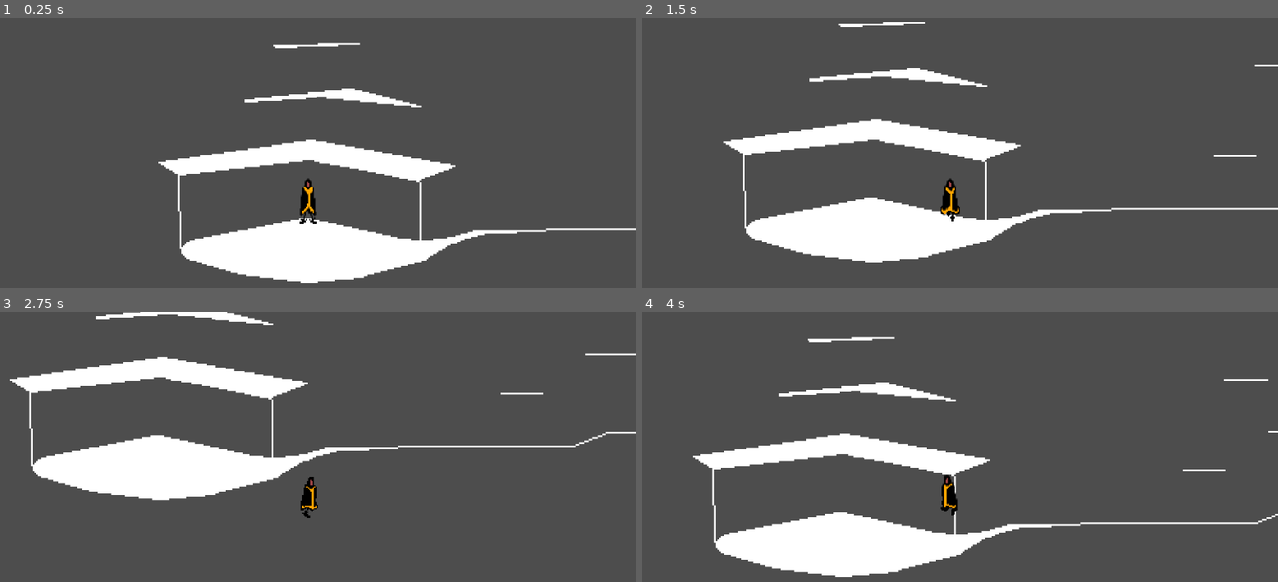
Above: before the commit, frames 1-4 (two rows, left to right).
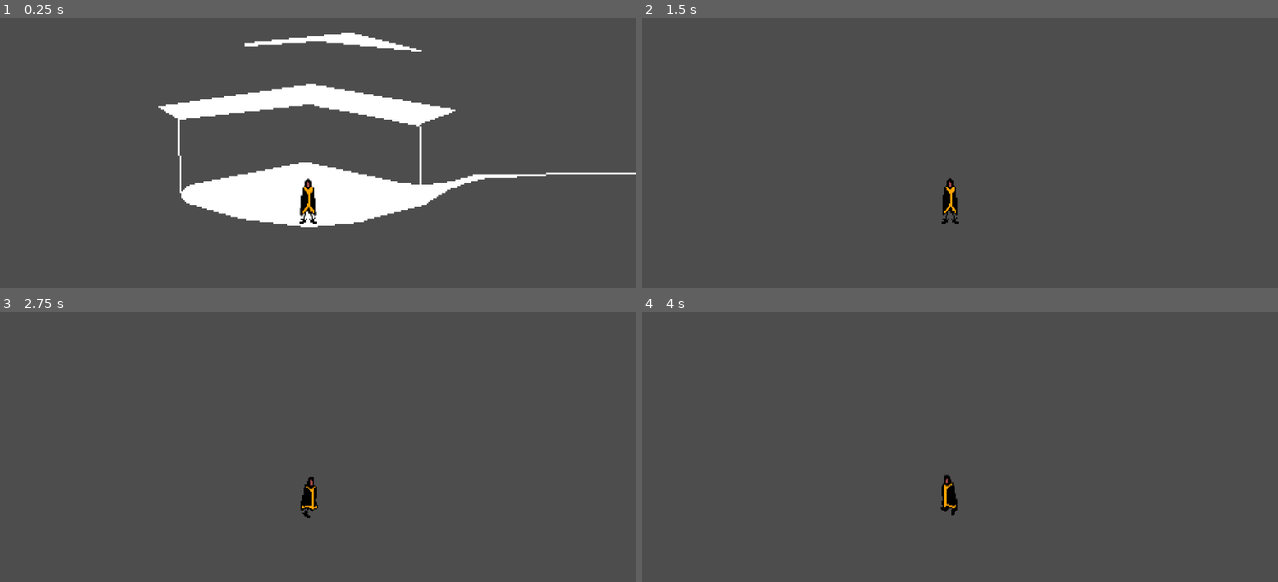
Above: after the commit, the same moments.

Repository: Lukko-Digital/upwell
Game: Godot game, scene res://src/main.tscn
Two runs of this game, one before a commit and one after it. Both use one fixed random seed, a clock stepped at 60 frames per second and the inputs below.
Inputs:
- Up to frame 1 (0.25 s): no input
- Up to frame 2 (1.5 s): hold D (right) 0.53-1.28 s; hold S (down) from 1.28 s (still down)
- Up to frame 3 (2.75 s): release S (down) at 2.03 s; hold D (right) from 2.03 s (still down)
- Up to frame 4 (4 s): release D (right) at 2.78 s; hold W (up) 2.78-3.53 s; hold A (left) from 3.53 s (still down)

The runs differ from the first frame. In frame 1, 20% of the frame differs, in the area x 24-100%, y 5-99%; in frame 2, 11%; in frame 3, 11%; in frame 4, 11%.

Commit message:
add side scroll controls

Diff:
--- a/src/player.gd
+++ b/src/player.gd
@@ -2,24 +2,41 @@
 
 const SPEED = 60.0
 
+enum MODE {
+	TOP_DOWN,
+	SIDE_SCROLL
+}
+
 @onready var sprite = $AnimatedSprite2D
 
+var gravity = ProjectSettings.get_setting("physics/2d/default_gravity")
 var idle_dir: Vector2 = Vector2.DOWN
+var mode = MODE.SIDE_SCROLL
 
 func _physics_process(delta):
-	handle_movement()
-	handle_animation()
+	handle_gravity(delta)
+	var input_dir = handle_movement()
+	handle_animation(input_dir)
 	move_and_slide()
 
-func handle_movement():
-	var direction = Vector2(
-		Input.get_axis("left", "right"), Input.get_axis("up", "down")
-	).normalized()
-	velocity = direction * SPEED
+func handle_gravity(delta):
+	if mode == MODE.SIDE_SCROLL:
+		velocity.y += gravity * delta
 
-func handle_animation():
-	var direction = velocity.normalized().round()
-	match direction:
+func handle_movement() -> Vector2:
+	var direction: Vector2 = Vector2(
+		Input.get_axis("left", "right"),
+		Input.get_axis("up", "down") if mode == MODE.TOP_DOWN else 0.0
+	)
+	match mode:
+		MODE.TOP_DOWN:
+			velocity = direction.normalized() * SPEED
+		MODE.SIDE_SCROLL:
+			velocity.x = direction.x * SPEED
+	return direction
+
+func handle_animation(input_dir):
+	match input_dir:
 		Vector2.ZERO:
 			if idle_dir == Vector2.DOWN:
 				sprite.play("idle_down")
@@ -36,13 +53,11 @@
 		Vector2.UP:
 			sprite.play("run_up")
 
-	if direction.x < 0:
+	if input_dir.x < 0:
 		sprite.flip_h = true
 	else: sprite.flip_h = false
 
-	if direction.y < 0:
-		print("up")
+	if input_dir.y < 0:
 		idle_dir = Vector2.UP
-	elif direction:
-		print("down")
+	elif input_dir:
 		idle_dir = Vector2.DOWN
--- a/src/player.tscn
+++ b/src/player.tscn
@@ -260,9 +260,8 @@
 "speed": 10.0
 }]
 
-[sub_resource type="CapsuleShape2D" id="CapsuleShape2D_n71gq"]
-radius = 5.0
-height = 14.0
+[sub_resource type="CircleShape2D" id="CircleShape2D_vjf4g"]
+radius = 4.28571
 
 [node name="Player" type="CharacterBody2D"]
 scale = Vector2(0.7, 0.7)
@@ -271,7 +270,8 @@
 [node name="AnimatedSprite2D" type="AnimatedSprite2D" parent="."]
 sprite_frames = SubResource("SpriteFrames_4dqer")
 animation = &"idle_down"
-frame_progress = 0.333563
+frame_progress = 0.0145844
 
 [node name="CollisionShape2D" type="CollisionShape2D" parent="."]
-shape = SubResource("CapsuleShape2D_n71gq")
+position = Vector2(0, 14)
+shape = SubResource("CircleShape2D_vjf4g")
